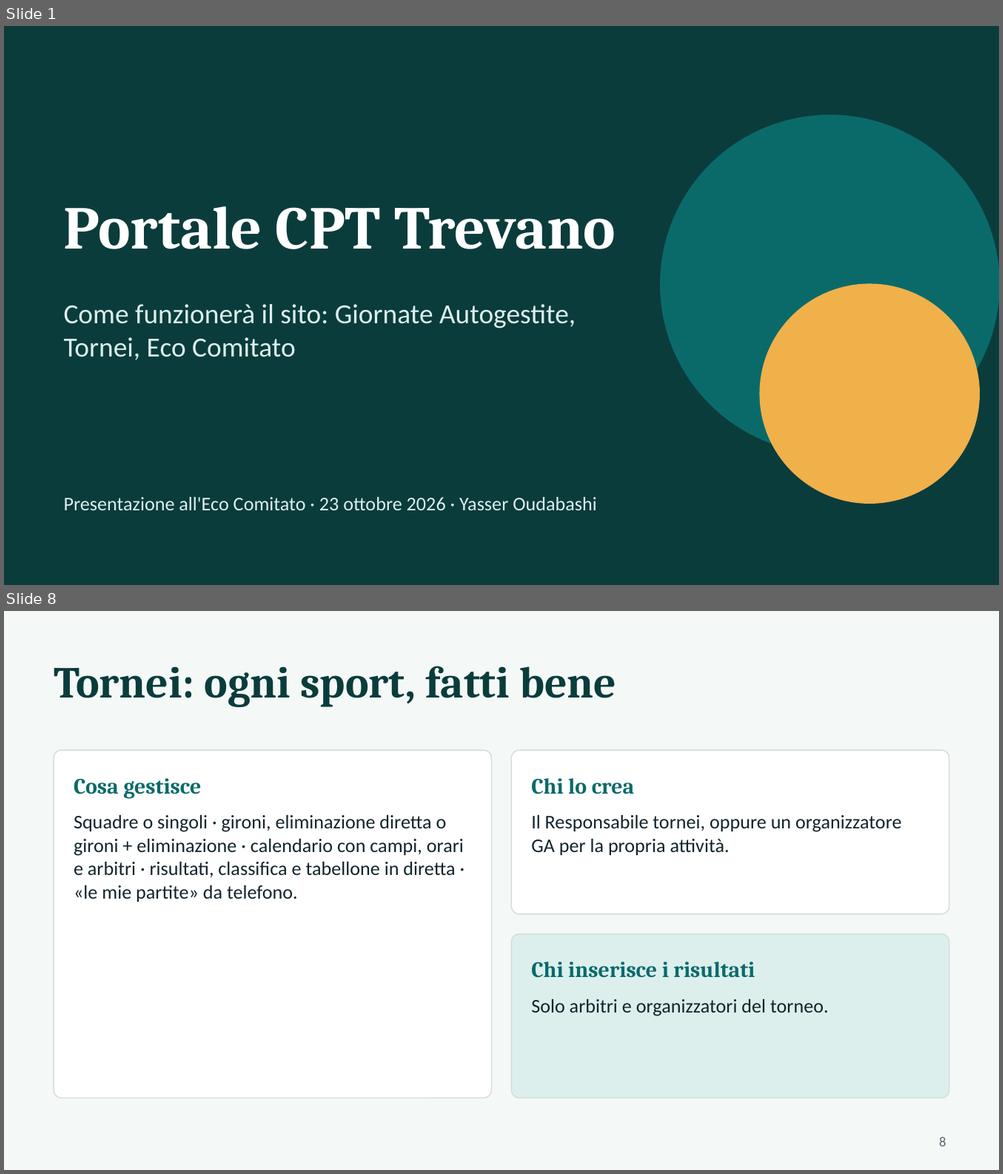
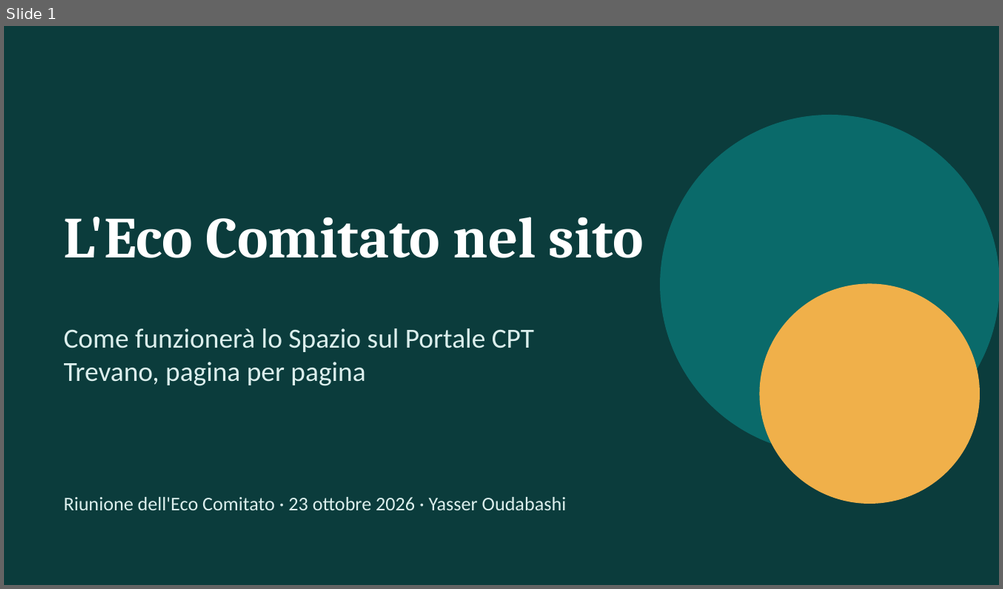
Before and after one commit to YasserOudabashi/CptSite, a slide deck: Presentazione/Presentazione_Sito_23-10-2026.pptx. Shown one above the other, each under a label of ours: slides 1 and 8 before the commit, slide 1 after it; the slides between them are not shown. The pictures are 1003x1174 and 1003x589 pixels, drawn with LibreOffice and Linux fonts; fonts in the diff are those of the drawing. Boxes give left, top, right and bottom in pixels: in the first picture for what was removed or moved away, otherwise in the second. Text is boxed around its words. In the diff, an @@ line names an element or a change of style, - is before the commit and + after.

```diff
--- a/Presentazione/Presentazione_Sito_23-10-2026.pptx
+++ b/Presentazione/Presentazione_Sito_23-10-2026.pptx
@@ slide 8 removed at [4,611,999,1170], background #F4F8F7 @@
@@ text removed at [54,666,616,707] @@
-Tornei: ogni sport, fatti bene
@@ rounded rectangle removed at [54,750,492,1099] @@
@@ rounded rectangle removed at [511,750,949,914] @@
@@ text removed at [74,778,201,799] @@
-Cosa gestisce
@@ text removed at [531,778,634,795] @@
-Chi lo crea
@@ text removed at [74,815,464,903] @@
-Squadre o singoli · gironi, eliminazione diretta o gironi + eliminazione · calendario con campi, orari e arbitri · risultati, classifica e tabellone in diretta · «le mie partite» da telefono.
@@ text removed at [531,815,901,856] @@
-Il Responsabile tornei, oppure un organizzatore GA per la propria attività.
@@ rounded rectangle removed at [511,934,949,1099] @@
@@ text removed at [531,962,754,978] @@
-Chi inserisce i risultati
@@ text removed at [531,999,828,1017] @@
-Solo arbitri e organizzatori del torneo.
@@ page number removed at [939,1137,945,1147] @@
-8
@@ slide 1 changed as well @@
@@ text at [64,217,643,258]: text changed; size 44 to 42 pt @@
-Portale CPT Trevano
+L'Eco Comitato nel sito
@@ text at [64,329,534,386]: text changed @@
-Come funzionerà il sito: Giornate Autogestite, Tornei, Eco Comitato
+Come funzionerà lo Spazio sul Portale CPT Trevano, pagina per pagina
@@ text at [64,497,566,511]: text changed @@
-Presentazione all'Eco Comitato · 23 ottobre 2026 · Yasser Oudabashi
+Riunione dell'Eco Comitato · 23 ottobre 2026 · Yasser Oudabashi
```
Also in this commit, not shown: 1 other slide changed, 13 slides added, 9 other slides removed, 1 other file.
